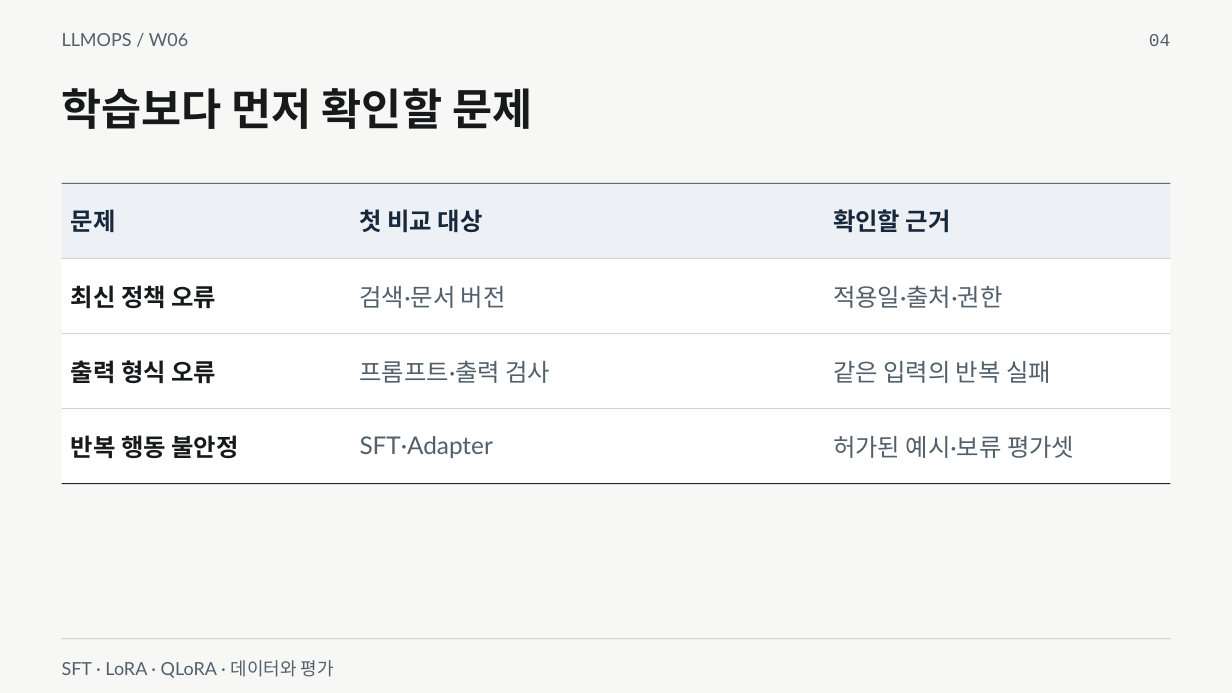
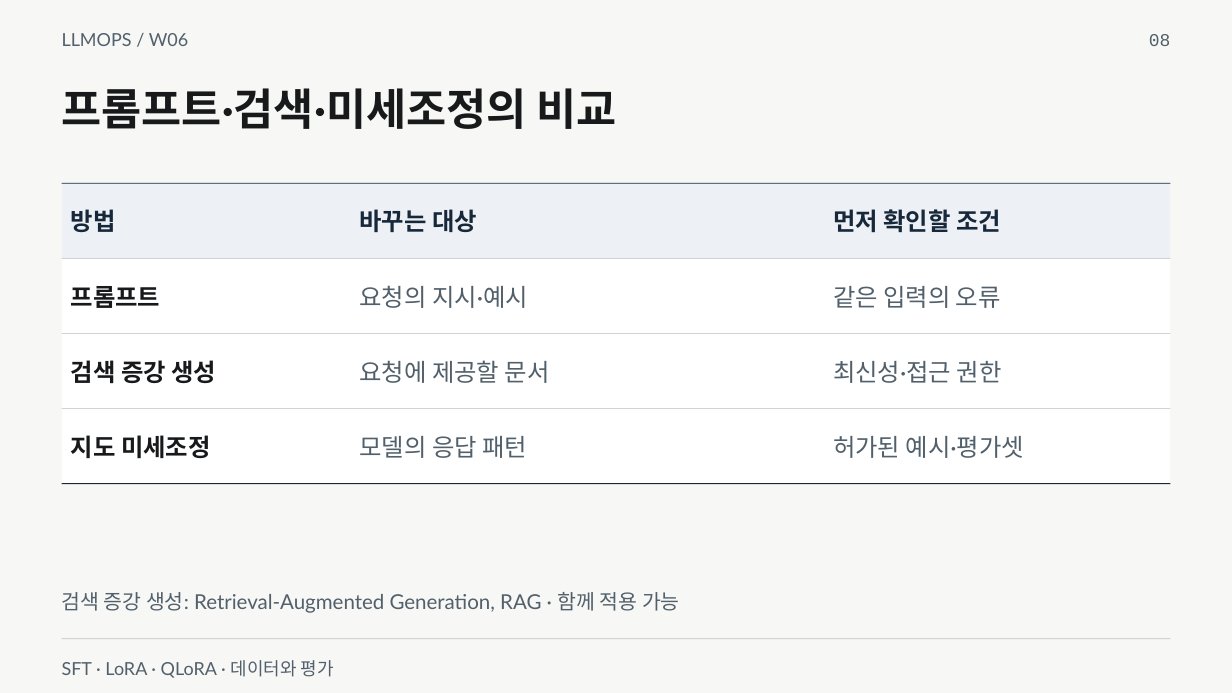
Before and after one commit to smilesjcha/llmops-16week, a slide deck: slide 8 of week06/lecture/06_week6_sft_lora_reference.pptx (slide 4 before the commit). Drawn at 1232x693 pixels with LibreOffice and Linux fonts; fonts in the diff are those of the drawing. Boxes give left, top, right and bottom in pixels: in the first picture for what was removed or moved away, otherwise in the second. Text is boxed around its words. In the diff, an @@ line names an element or a change of style, - is before the commit and + after.

```diff
--- a/week06/lecture/06_week6_sft_lora_reference.pptx
+++ b/week06/lecture/06_week6_sft_lora_reference.pptx
@@ text at (1149, 34, 1171, 46): text changed @@
-04
+08
@@ text at (62, 88, 616, 129): text changed @@
-학습보다 먼저 확인할 문제
+프롬프트·검색·미세조정의 비교
@@ table at (62, 183, 1170, 483) @@
-row 1: 문제 | 첫 비교 대상 | 확인할 근거
+row 1: 방법 | 바꾸는 대상 | 먼저 확인할 조건
-row 2: 최신 정책 오류 | 검색·문서 버전 | 적용일·출처·권한
+row 2: 프롬프트 | 요청의 지시·예시 | 같은 입력의 오류
-row 3: 출력 형식 오류 | 프롬프트·출력 검사 | 같은 입력의 반복 실패
+row 3: 검색 증강 생성 | 요청에 제공할 문서 | 최신성·접근 권한
-row 4: 반복 행동 불안정 | SFT·Adapter | 허가된 예시·보류 평가셋
+row 4: 지도 미세조정 | 모델의 응답 패턴 | 허가된 예시·평가셋
@@ text added at (62, 592, 680, 613), 16 pt, text #52606B @@
+검색 증강 생성: Retrieval-Augmented Generation, RAG · 함께 적용 가능
```
Also in this commit, not shown: 31 other slides changed, 44 slides added, 18 other files.
